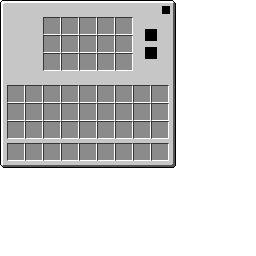
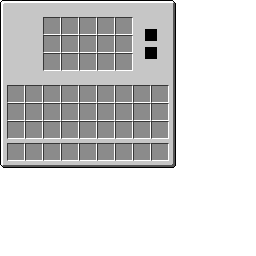
Revision of a layered 256x256 image; what changed, layer by layer:
painted on "Layer 6" over [162, 6, 170, 14]
